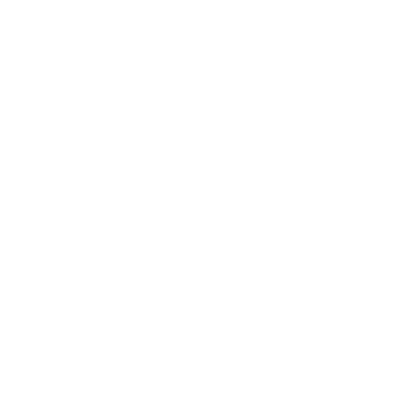
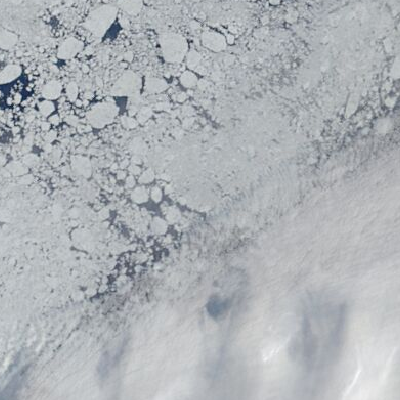
Revision of a layered w=400, h=400 image; what changed, layer by layer:
added layer "Layer 2" above "Layer 1" over [0, 0, 400, 400]
added layer "Layer 1" above "Background" over [0, 0, 400, 400]
